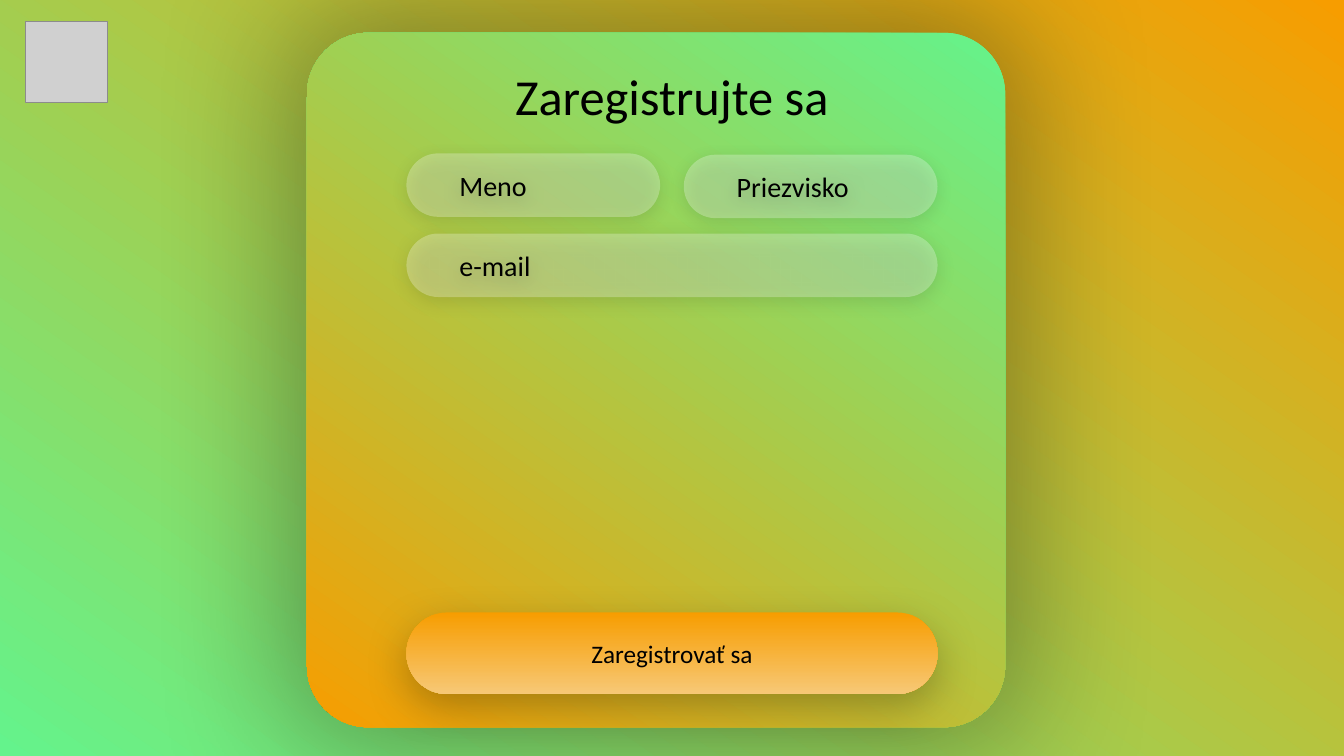
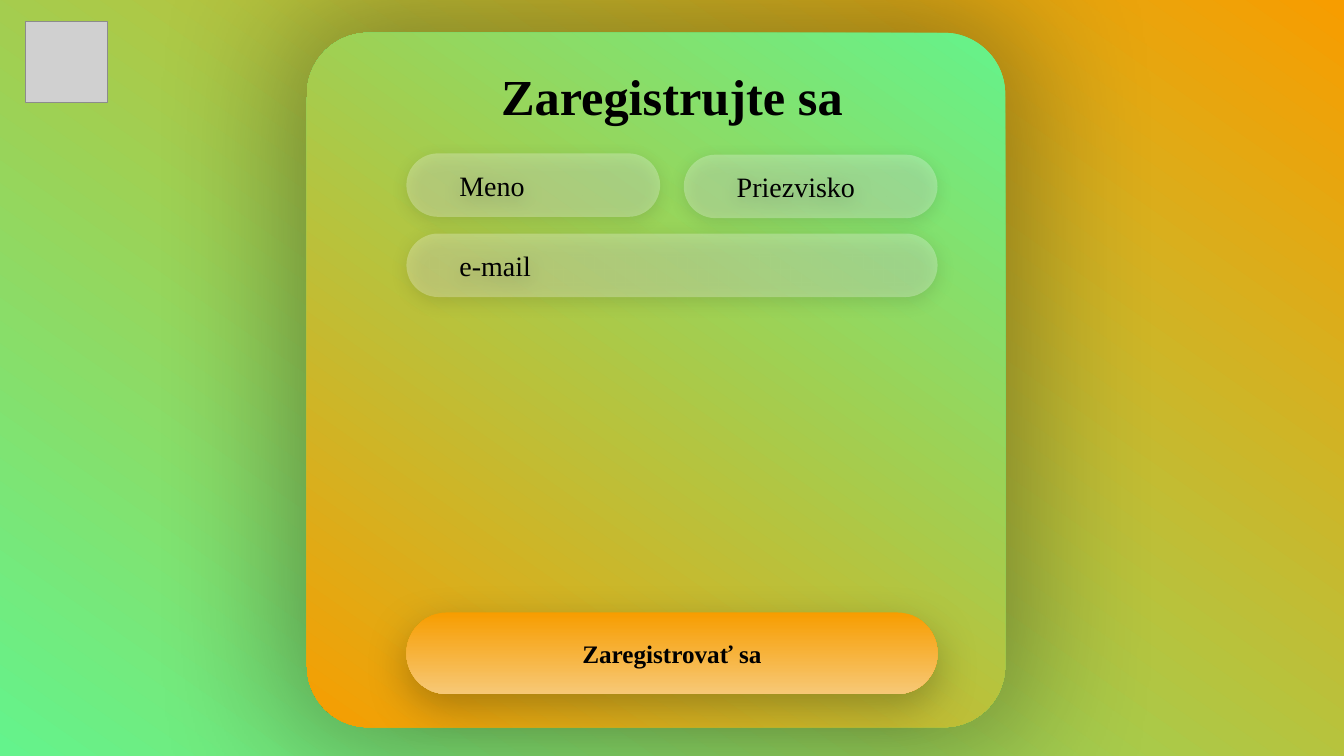
Before and after one commit to TimurKr/mandalinka-backend, a slide deck: slide 2 of mandalinka/Sites ideas/websites.pptx. Drawn at 1344x756 pixels with LibreOffice and Linux fonts; fonts in the diff are those of the drawing; grey boxes stand for pictures. Boxes give left, top, right and bottom in pixels: in the first picture for what was removed or moved away, otherwise in the second. Text is boxed around its words. In the diff, an @@ line names an element or a change of style, - is before the commit and + after.

```diff
--- a/mandalinka/Sites ideas/websites.pptx
+++ b/mandalinka/Sites ideas/websites.pptx
@@ text "Zaregistrujte sa" at (501, 80, 843, 126): font Calibri to Times New Roman, bold on @@
@@ font Calibri to Times New Roman in 3 elements at (406, 153, 660, 217), (406, 234, 938, 297), (684, 154, 938, 218) @@
@@ rounded rectangle "Zaregistrovať sa" at (406, 613, 938, 695): font Calibri to Times New Roman, bold on @@
```
Also in this commit, not shown: 1 other slide changed, 23 other files.
